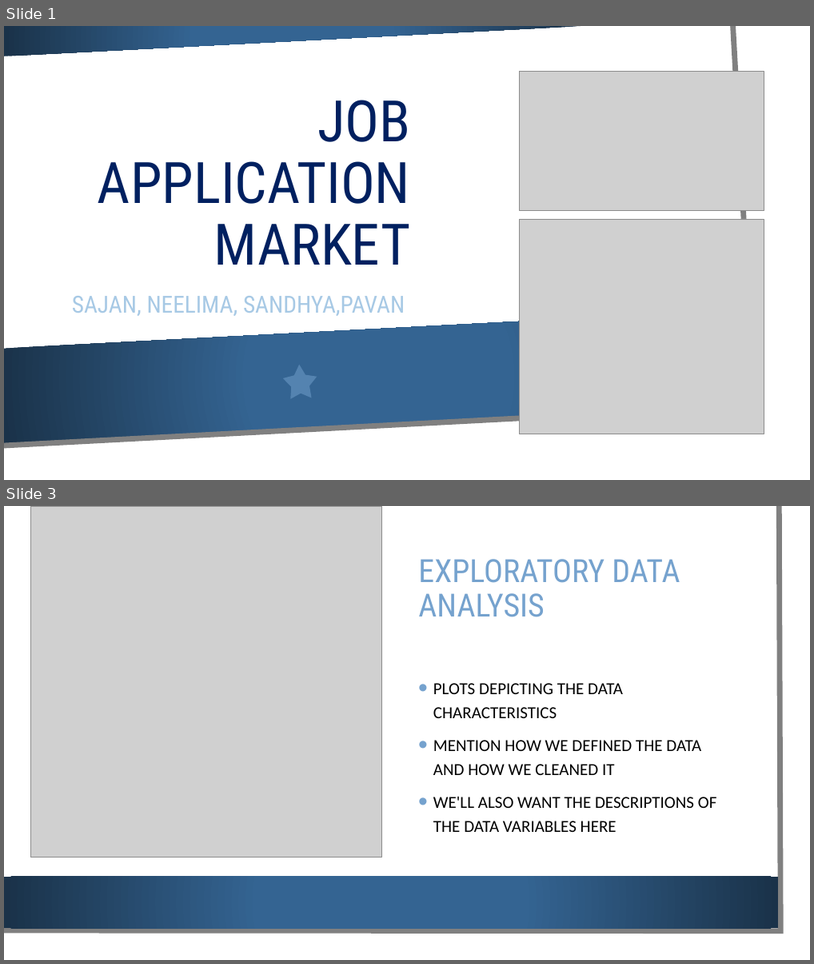
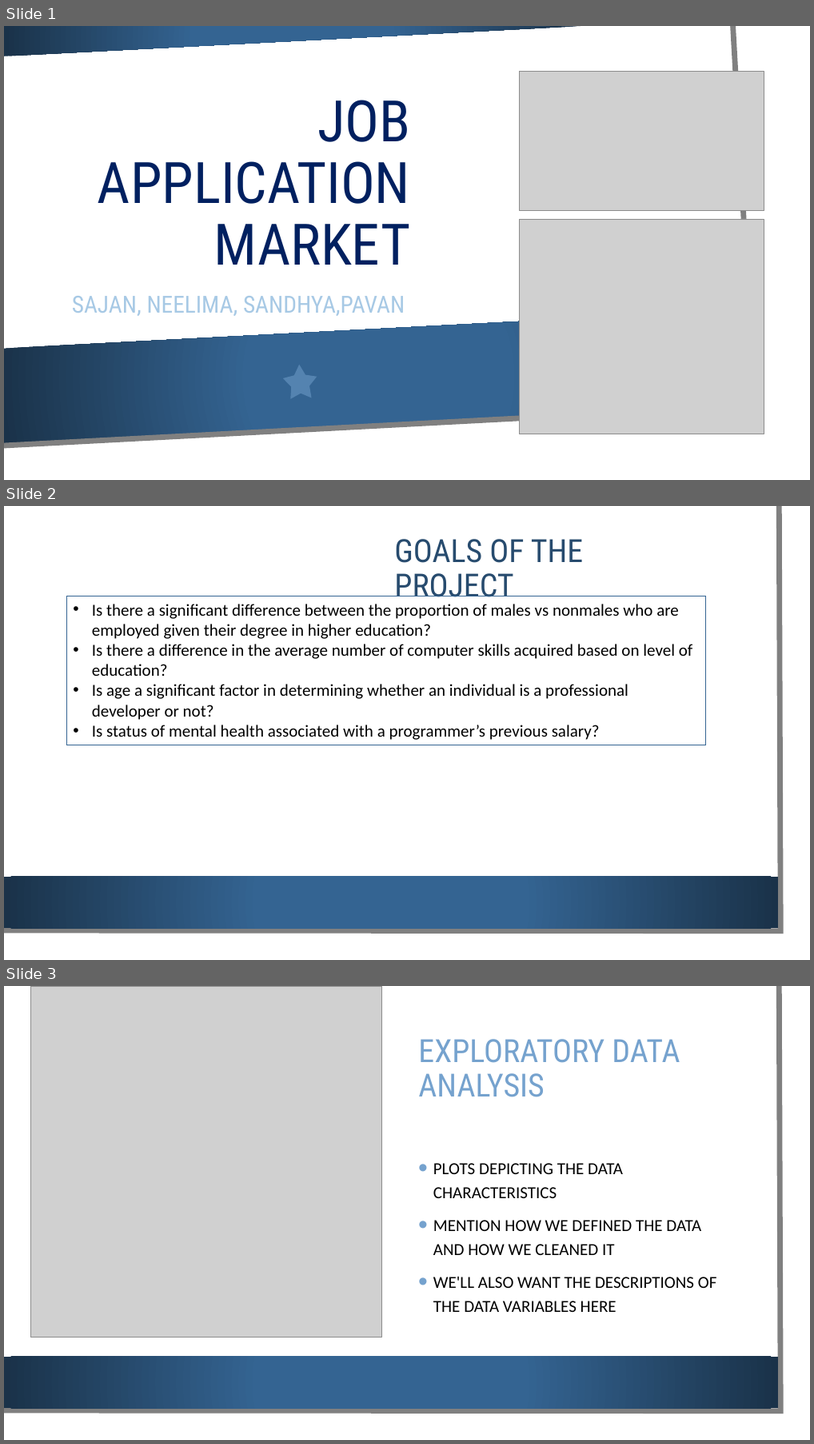
Before and after one commit to NemaPuthanveetil/DATS6101-Team-Global-Project, a slide deck: Presentation for Data Science 101.pptx. Shown one above the other, each under a label of ours: slides 1 and 3 before the commit, slides 1, 2 and 3 after it; the slides between them are not shown. The pictures are 814x964 and 814x1444 pixels, drawn with LibreOffice and Linux fonts; fonts in the diff are those of the drawing; grey boxes stand for pictures; background and template pictures are left out. Boxes give left, top, right and bottom in pixels: in the first picture for what was removed or moved away, otherwise in the second. Text is boxed around its words. In the diff, an @@ line names an element or a change of style, - is before the commit and + after.

Commit message:
Goals added to ppt

```diff
--- a/Presentation for Data Science 101.pptx
+++ b/Presentation for Data Science 101.pptx
@@ slide 2 added at <box>4,506,810,960</box>, background picture (left out); not listed: 3 template elements that a slide beside it also shows @@
@@ title added at <box>394,539,583,605</box>, 38 pt, text #274B6D @@
+GOALS OF THE PROJECT
@@ rectangle added at <box>67,596,706,745</box>, outline #346492 0.75 pt, 20 pt, text #000000 @@
+• Is there a significant difference between the proportion of males vs nonmales who are employed given their degree in higher education?
+• Is there a difference in the average number of computer skills acquired based on level of education?
+• Is age a significant factor in determining whether an individual is a professional developer or not?
+• Is status of mental health associated with a programmer’s previous salary?
```
Also in this commit, not shown: 5 other slides added, 2 slides removed.
